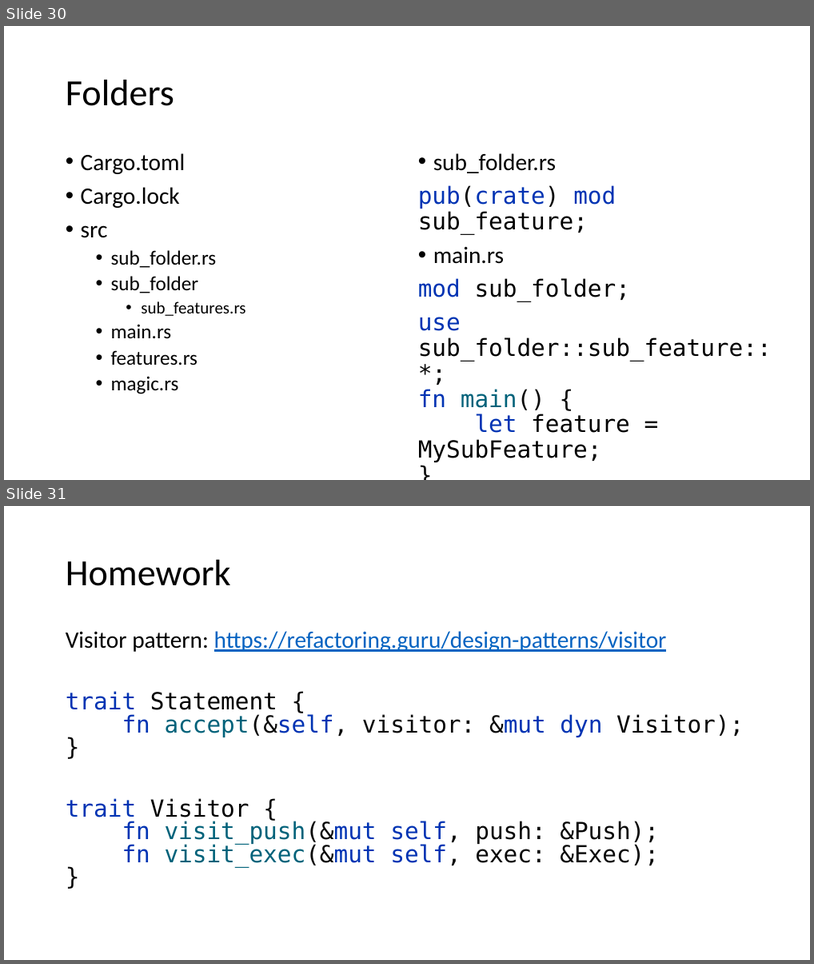
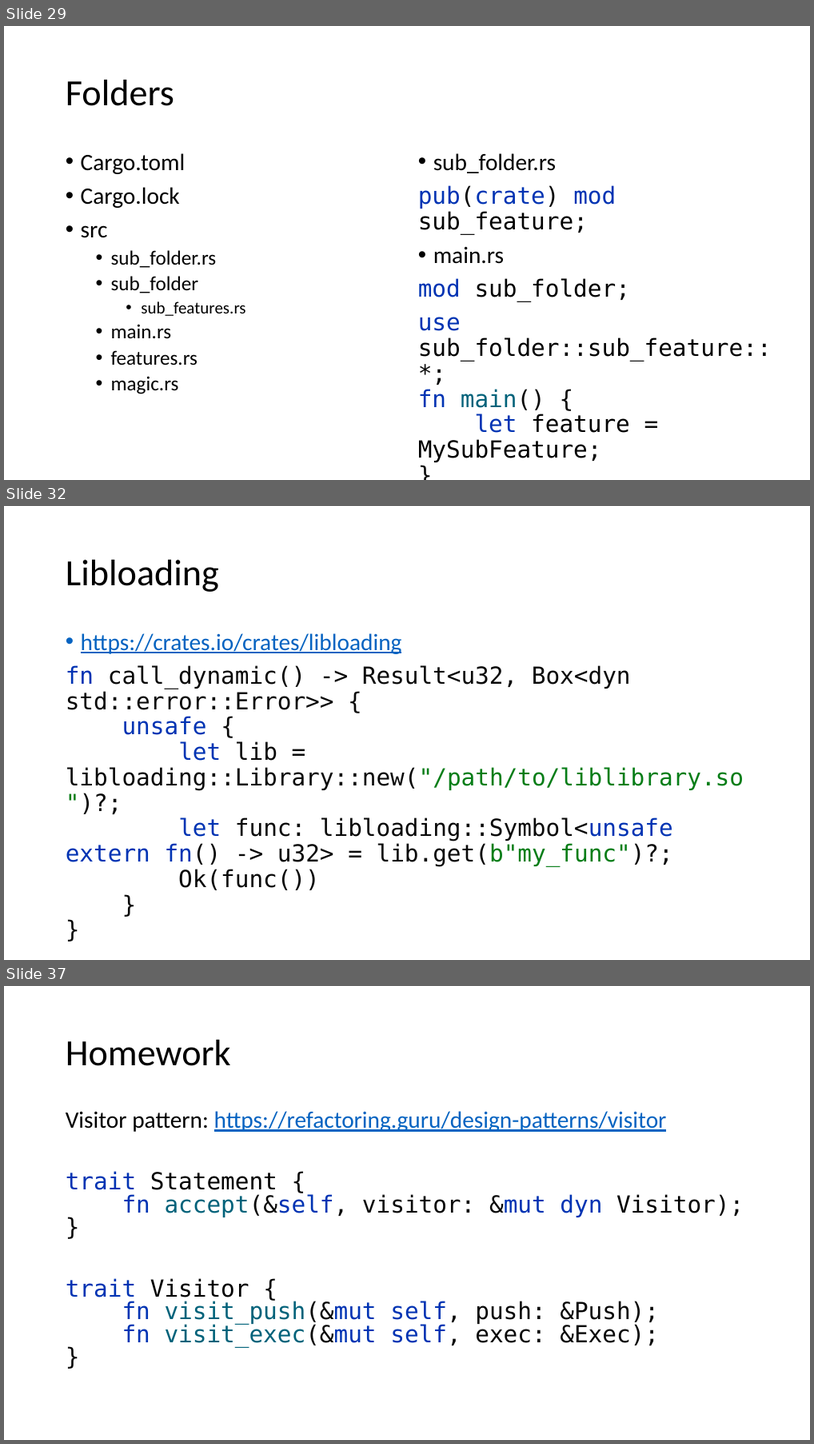
Before and after one commit to kugushev/course-rust-basics, a slide deck: src/07-Modules/07-Modules.pptx. Shown one above the other, each under a label of ours: slides 30 and 31 before the commit, slides 29, 32 and 37 after it; the slides between them are not shown. The pictures are 814x964 and 814x1444 pixels, drawn with LibreOffice and Linux fonts; fonts in the diff are those of the drawing. Boxes give left, top, right and bottom in pixels: in the first picture for what was removed or moved away, otherwise in the second. Text is boxed around its words. In the diff, an @@ line names an element or a change of style, - is before the commit and + after.

```diff
--- a/src/07-Modules/07-Modules.pptx
+++ b/src/07-Modules/07-Modules.pptx
@@ slide 32 added at (4, 506, 810, 960), background #FFFFFF @@
@@ title added at (66, 560, 219, 592), 44 pt, text #000000 @@
+Libloading
@@ text added at (66, 633, 744, 890), 28 pt, text #080808 @@
+• https://crates.io/crates/libloading
+fn call_dynamic() -> Result<u32, Box<dyn std::error::Error>> {
+unsafe {
+let lib = libloading::Library::new("/path/to/liblibrary.so")?;
+let func: libloading::Symbol<unsafe extern fn() -> u32> = lib.get(b"my_func")?;
+Ok(func())
+}
+}
@@ what was slide 30 is now slide 29 @@
@@ what was slide 31 is now slide 37 @@
```
Also in this commit, not shown: 3 slides changed, 5 other slides added.
